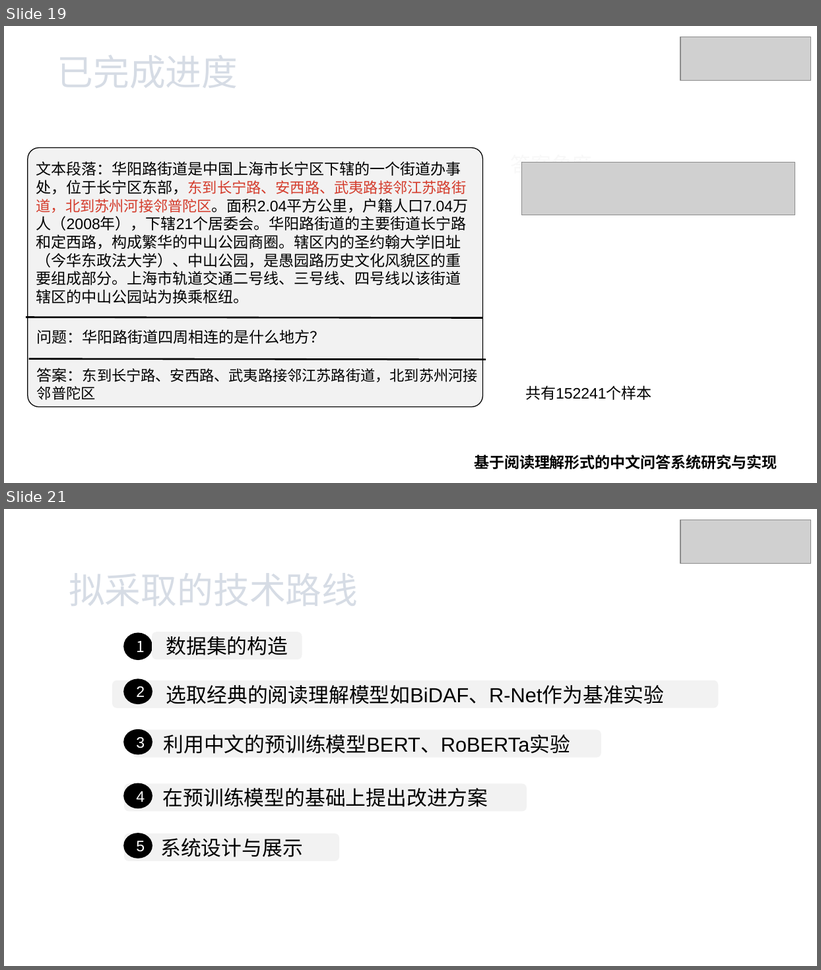
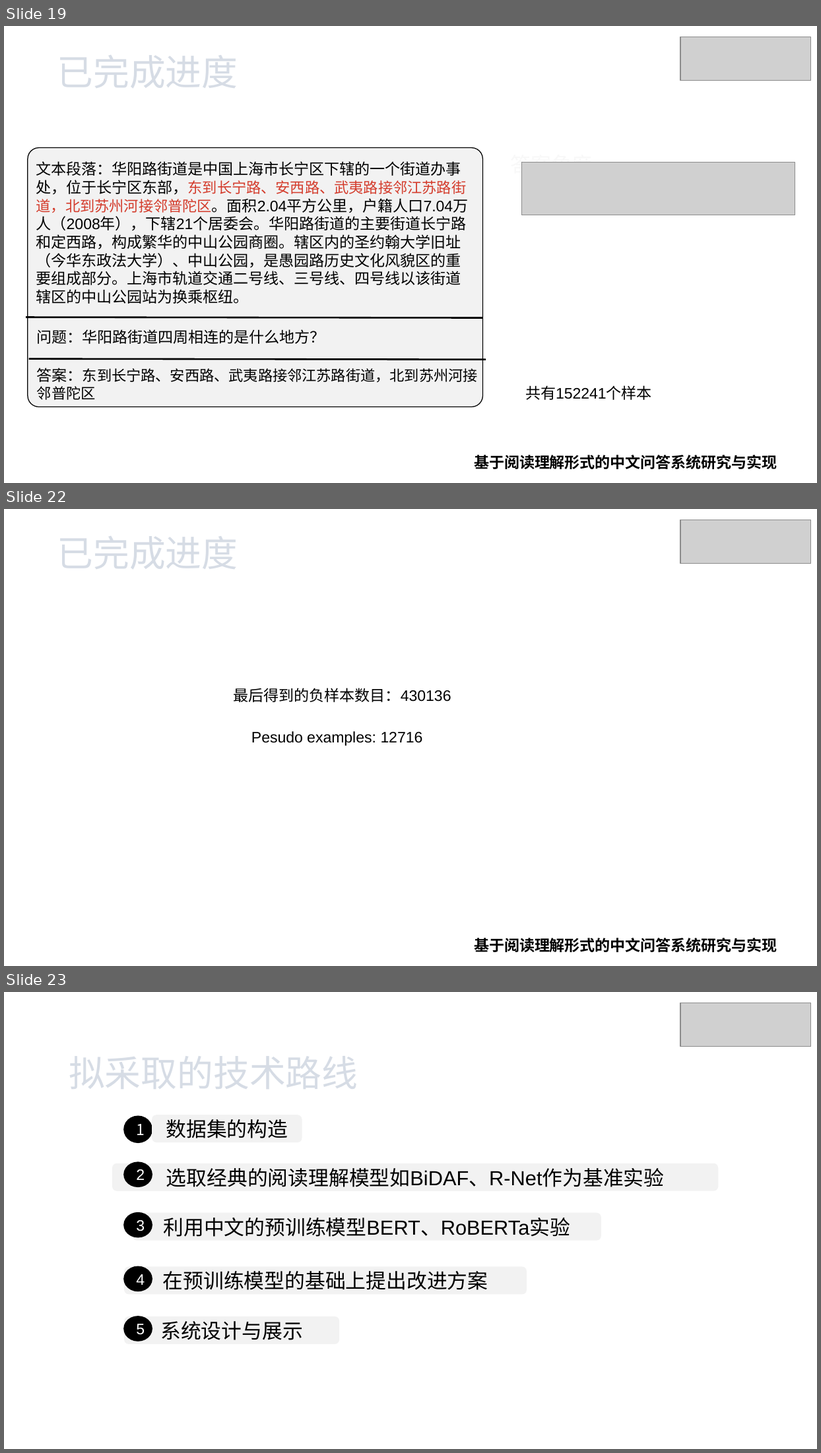
Before and after one commit to xhsun1997/ChineseMRC, a slide deck: 孙相会.pptx. Shown one above the other, each under a label of ours: slides 19 and 21 before the commit, slides 19, 22 and 23 after it; the slides between them are not shown. The pictures are 821x970 and 821x1453 pixels, drawn with LibreOffice and Linux fonts; fonts in the diff are those of the drawing; grey boxes stand for pictures; background and template pictures are left out. Boxes give left, top, right and bottom in pixels: in the first picture for what was removed or moved away, otherwise in the second. Text is boxed around its words. In the diff, an @@ line names an element or a change of style, - is before the commit and + after.

```diff
--- a/孙相会.pptx
+++ b/孙相会.pptx
@@ slide 22 added at (4,509,817,966), background picture (left out) @@
@@ picture added at (680,520,811,564) @@
@@ text added at (57,536,238,569), 32 pt, text pattern #44546A on #D6DCE5 @@
+已完成进度
@@ text added at (234,688,451,702), 13.5 pt, text #000000 @@
+最后得到的负样本数目：430136
@@ text added at (252,731,423,746), 13.5 pt, text #000000 @@
+Pesudo examples: 12716
@@ text added at (474,938,778,953), 13.5 pt, text #000000, bold @@
+基于阅读理解形式的中文问答系统研究与实现
@@ what was slide 21 is now slide 23 @@
```
Also in this commit, not shown: 1 slide changed, 1 other slide added, 2 other files.
